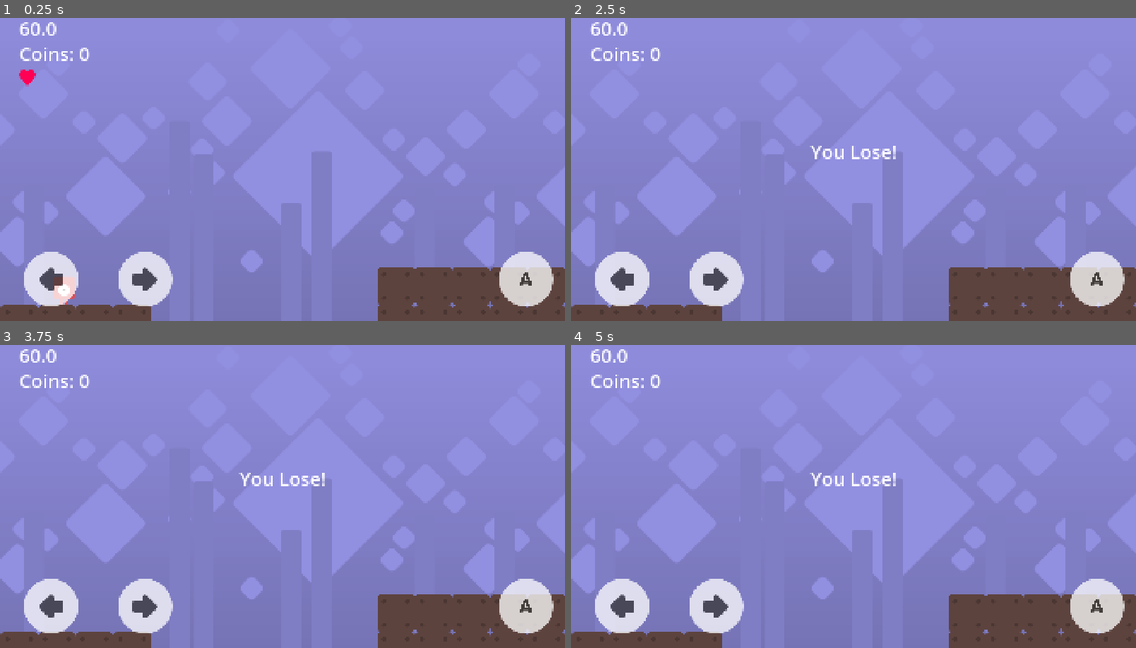
Above: before the commit, frames 1-4 (two rows, left to right).
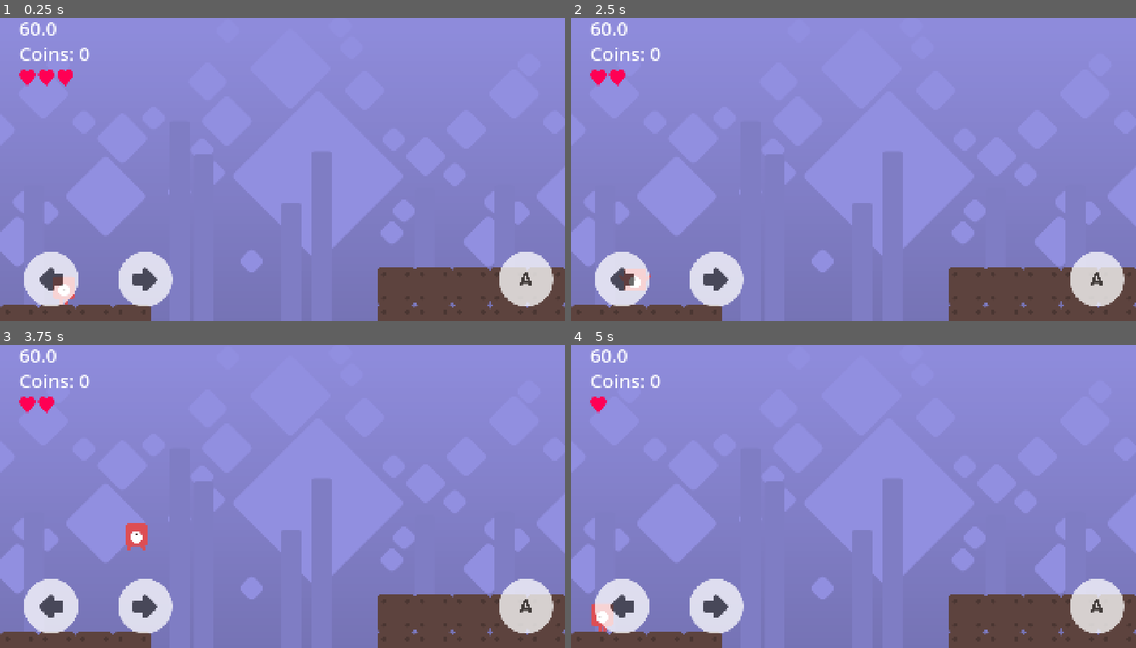
Above: after the commit, the same moments.

Repository: Mirror83/moddable-platformer
Game: Godot game, scene res://level2.tscn
Same seed, same stepped clock (60 frames per second), same inputs: the game is played once before the commit and once after it.
Inputs (mouse positions are in pixels of both pictures, inside the frame that each line leads up to):
- Up to frame 1 (0.25 s): no input
- Up to frame 2 (2.5 s): tap Enter at 0.5 s; move the mouse to (977, 145) at 0.52 s; hold Right (player_1_right) 0.53-2.03 s; tap A (player_2_left) at 0.6, 2.1 s; click (977, 145) at 0.67 s; tap Up (player_1_jump) at 0.77, 1.52 s; move the mouse to (740, 178) at 1.27 s; tap D (player_2_right) at 1.35 s; move the mouse to (910, 90) at 2.02 s; hold Left (player_1_left) from 2.03 s (still down)
- Up to frame 3 (3.75 s): move the mouse to (254, 554) at 2.77 s; release Left (player_1_left) at 2.78 s; hold Right (player_1_right) from 2.78 s (still down); tap D (player_2_right) at 2.85 s; click (254, 554) at 2.92 s; tap Up (player_1_jump) at 3.02 s; move the mouse to (452, 535) at 3.52 s; tap A (player_2_left) at 3.6 s
- Up to frame 4 (5 s): tap Up (player_1_jump) at 3.77, 4.52 s; move the mouse to (684, 441) at 4.27 s; release Right (player_1_right) at 4.28 s; hold Left (player_1_left) from 4.28 s (still down); tap D (player_2_right) at 4.35 s

The runs differ from the first frame. In frame 1, 0.2% of the frame differs, in the area x 6-13%, y 17-23%; in frame 2, 0.8%; in frame 3, 0.8%, in the area x 3-58%, y 17-68%; in frame 4, 0.7%.

Commit message:
chore: set player lives to 3

Diff:
--- a/level2.tscn
+++ b/level2.tscn
@@ -56,7 +56,6 @@
 win_by_collecting_coins = true
 win_by_reaching_flag = true
 time_limit = 60
-lives = 1
 
 [node name="TileMapLayer" type="TileMapLayer" parent="."]
 tile_map_data = PackedByteArray("AAAAAAgAAAAKAAEAAAABAAgAAAAKAAEAAAACAAgAAAAKAAEAAAADAAgAAAAKAAEAAAAKAAcAAAAKAAEAAAALAA …(7760 unchanged characters)…
